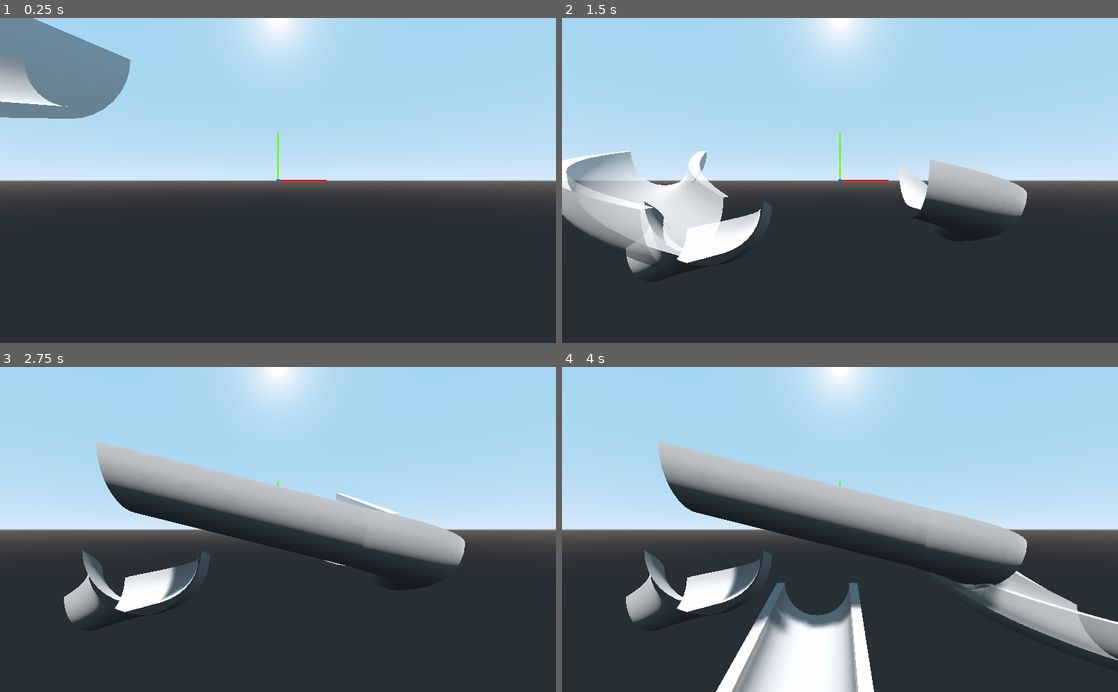
Above: before the commit, frames 1-4 (two rows, left to right).
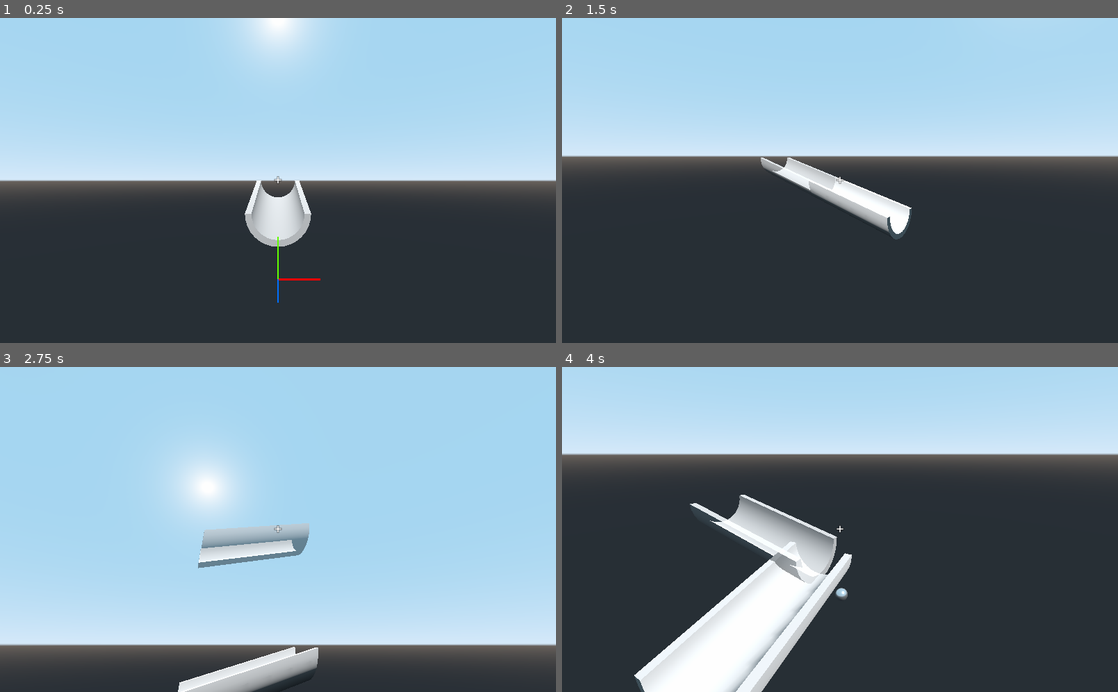
Above: after the commit, the same moments.

Repository: Zylann/marbles
Game: Godot game, scene res://main.tscn
Two runs of this game, one before a commit and one after it. Both use one fixed random seed, a clock stepped at 60 frames per second and the inputs below.
Inputs (mouse positions are in pixels of both pictures, inside the frame that each line leads up to):
- Up to frame 1 (0.25 s): no input
- Up to frame 2 (1.5 s): tap Enter at 0.5 s; move the mouse to (962, 164) at 0.52 s; hold Right 0.53-1.28 s; hold Space 0.53-1.28 s; tap R at 0.6 s; click (962, 164) at 0.67 s; move the mouse to (728, 196) at 1.27 s; hold S from 1.28 s (still down); tap Space at 1.35 s; click (728, 196) at 1.42 s
- Up to frame 3 (2.75 s): tap Space at 1.52, 1.82 s; tap R at 1.55, 2.1 s; move the mouse to (333, 458) at 2.02 s; release S at 2.03 s; hold Right from 2.03 s (still down); hold Space from 2.03 s (still down); click (333, 458) at 2.17 s
- Up to frame 4 (4 s): move the mouse to (812, 594) at 2.77 s; release Right at 2.78 s; release Space at 2.78 s; hold W 2.78-3.53 s; tap Shift at 2.85 s; click (812, 594) at 2.92 s; tap Space at 3.02, 3.32 s; tap R at 3.05 s; move the mouse to (1006, 578) at 3.52 s; hold Left from 3.53 s (still down); hold Space from 3.53 s (still down); tap M at 3.6 s; click (1006, 578) at 3.67 s

The runs differ from the first frame. In frame 1, 7.6% of the frame differs, in the area x 0-59%, y 0-88%; in frame 2, 21%; in frame 3, 56%, in the area x 0-100%, y 0-100%; in frame 4, 53%.

Commit message:
Fix ghost rotation bugs, change controls back to fps

Diff:
--- /dev/null
+++ b/ddd.gd
@@ -0,0 +1,71 @@
+# Single-file autoload for debug drawing and printing.
+# Draw and print on screen from anywhere in a single line of code.
+# Find it quickly by naming it "DDD".
+
+extends Node
+
+
+const TEXT_LINGER_FRAMES = 5
+const LINES_LINGER_FRAMES = 1
+
+var _lines = []
+var _line_material = null
+
+var _label = null
+var _texts = {}
+
+
+func draw_line(a, b, color):
+	var g = ImmediateGeometry.new()
+	g.material_override = _get_line_material()
+	g.begin(Mesh.PRIMITIVE_LINES)
+	g.set_color(color)
+	g.add_vertex(a)
+	g.add_vertex(b)
+	g.end()
+	add_child(g)
+	_lines.append({
+		"frame": Engine.get_frames_drawn() + LINES_LINGER_FRAMES,
+		"node": g
+	})
+
+
+func _get_line_material():
+	if _line_material == null:
+		var mat = SpatialMaterial.new()
+		mat.flags_unshaded = true
+		mat.vertex_color_use_as_albedo = true
+		_line_material = mat
+	return _line_material
+
+
+func _process(delta):
+	var i = 0
+	while i < len(_lines):
+		var d = _lines[i]
+		if d.frame <= Engine.get_frames_drawn():
+			d.node.queue_free()
+			_lines[i] = _lines[i - 1]
+			_lines.pop_back()
+		else:
+			i += 1
+
+	if _label != null:
+		var text = ""
+		for key in _texts.keys():
+			var t = _texts[key]
+			if t.frame <= Engine.get_frames_drawn():
+				_texts.erase(key)
+			else:
+				text = str(text, key, ": ", t.text, "\n")
+		_label.text = text
+
+
+func set_text(key, text):
+	if _label == null:
+		_label = Label.new()
+		add_child(_label)
+	_texts[key] = {
+		"text": text,
+		"frame": Engine.get_frames_drawn() + TEXT_LINGER_FRAMES
+	}
--- /dev/null
+++ b/first_person_avatar.tscn
@@ -0,0 +1,17 @@
+[gd_scene load_steps=4 format=2]
+
+[ext_resource path="res://spectator_avatar.gd" type="Script" id=1]
+[ext_resource path="res://mouse_look.gd" type="Script" id=2]
+[ext_resource path="res://interaction.gd" type="Script" id=3]
+
+[node name="FPAvatar" type="Spatial"]
+script = ExtResource( 1 )
+speed = 8.0
+
+[node name="Camera" type="Camera" parent="."]
+script = ExtResource( 2 )
+sensitivity = 0.2
+distance = 0.0
+
+[node name="Node" type="Node" parent="."]
+script = ExtResource( 3 )
--- a/interaction.gd
+++ b/interaction.gd
@@ -12,7 +12,7 @@
 var _floor_height = 0
 var _rotation_index = 0
 
-var _pieces_library = [
+var _inventory = [
 	load("res://blocks/forward_down.tscn"),
 	load("res://blocks/turn_left.tscn")
 ]
@@ -30,19 +30,21 @@
 
 func set_current_piece(i):
 	_current_piece_index = i
-	var piece = _pieces_library[_current_piece_index]
-	if _ghost != null:
-		_ghost.queue_free()
-	_ghost = piece.instance()
-	_machine.add_child(_ghost)
-	_ghost.set_ghost(true)
+	make_ghost()
 
 
 func place_piece():
 	_ghost.set_ghost(false)
+	_ghost = null
+	make_ghost()
 
-	var piece = _pieces_library[_current_piece_index]
+
+func make_ghost():
+	var piece = _inventory[_current_piece_index]
+	if _ghost != null:
+		_ghost.queue_free()
 	_ghost = piece.instance()
+	update_ghost_rotation()
 	_machine.add_child(_ghost)
 	_ghost.set_ghost(true)
 
@@ -69,7 +71,9 @@
 	for hit in hits:
 		_overlapping_pieces.append(hit.collider)
 
-	var mpos = get_viewport().get_mouse_position()
+	# TODO https://github.com/godotengine/godot/issues/29559
+	#var mpos = get_viewport().get_mouse_position()
+	var mpos = get_viewport().size / 2.0
 	var ray_origin = _camera.project_ray_origin(mpos)
 	var ray_direction = _camera.project_ray_normal(mpos)
 	var hit = state.intersect_ray(ray_origin, ray_origin + ray_direction * 50.0, [], \
@@ -89,7 +93,8 @@
 		_ghost.translation = con_pos + offset
 
 	else:
-		_ghost.translation = ray_origin + ray_direction * 5.0
+		var pos = ray_origin + ray_direction * 10.0
+		_ghost.translation = pos
 
 
 #static func min_int(a, b):
@@ -100,32 +105,35 @@
 
 
 func set_rotation_index(i):
-	_rotation_index = i
-	_ghost.rotate_y(float(_rotation_index) * PI / 2.0)
+	_rotation_index = i % 4
+	update_ghost_rotation()
+
+
+func update_ghost_rotation():
+	_ghost.rotation = Vector3(0, float(_rotation_index) * PI / 2.0, 0)
 
 
 func _input(event):
 	if event is InputEventMouseButton:
 		if event.pressed:
-
-			if event.button_index == BUTTON_LEFT:
-				if len(_overlapping_pieces) == 0:
-					place_piece()
-				else:
-					print(len(_overlapping_pieces), " pieces are overlapping")
-
-			elif event.button_index == BUTTON_RIGHT:
-				erase_piece()
+			match event.button_index:
+				BUTTON_LEFT:
+					if len(_overlapping_pieces) == 0:
+						place_piece()
+					else:
+						print(len(_overlapping_pieces), " pieces are overlapping")
+				BUTTON_RIGHT:
+					erase_piece()
+				BUTTON_WHEEL_DOWN:
+					set_current_piece(umod((_current_piece_index + 1), len(_inventory)))
+				BUTTON_WHEEL_UP:
+					set_current_piece(umod((_current_piece_index - 1), len(_inventory)))
 
 	elif event is InputEventKey:
 		if event.pressed:
 			match event.scancode:
-				KEY_SPACE:
+				KEY_R:
 					set_rotation_index(_rotation_index + 1)
-				KEY_LEFT:
-					set_current_piece(umod((_current_piece_index + 1), len(_pieces_library)))
-				KEY_RIGHT:
-					set_current_piece(umod((_current_piece_index - 1), len(_pieces_library)))
 				KEY_M:
 					var marble = MarbleScene.instance()
 					marble.translation = _ghost.translation
--- a/main.tscn
+++ b/main.tscn
@@ -1,10 +1,12 @@
-[gd_scene load_steps=6 format=2]
+[gd_scene load_steps=7 format=2]
 
 [ext_resource path="res://main.gd" type="Script" id=1]
 [ext_resource path="res://axes.tscn" type="PackedScene" id=2]
 [ext_resource path="res://double_esc_exit.gd" type="Script" id=3]
-[ext_resource path="res://avatar.gd" type="Script" id=4]
-[ext_resource path="res://interaction.gd" type="Script" id=5]
+[ext_resource path="res://first_person_avatar.tscn" type="PackedScene" id=4]
+[ext_resource path="res://crosshair.png" type="Texture" id=5]
+
+[sub_resource type="CanvasItemMaterial" id=1]
 
 [node name="Node" type="Node"]
 script = ExtResource( 1 )
@@ -14,15 +16,21 @@
 [node name="DoubleEscExit" type="Node" parent="."]
 script = ExtResource( 3 )
 
-[node name="Avatar" type="Spatial" parent="."]
-script = ExtResource( 4 )
-
-[node name="Camera" type="Camera" parent="Avatar"]
-transform = Transform( 1, 0, 0, 0, 1, 0, 0, 0, 1, 0, 0, 4.77377 )
-
-[node name="Interaction" type="Node" parent="Avatar"]
-script = ExtResource( 5 )
-
 [node name="DirectionalLight" type="DirectionalLight" parent="."]
 transform = Transform( 1, 0, 0, 0, 0.579685, 0.814841, 0, -0.814841, 0.579685, 5.23546, 1.26289, 0 )
 shadow_enabled = true
+
+[node name="FPAvatar" parent="." instance=ExtResource( 4 )]
+transform = Transform( 1, 0, 0, 0, 1, 0, 0, 0, 1, 0, 2.34155, 5.4842 )
+
+[node name="CrosshairContainer" type="CenterContainer" parent="."]
+anchor_right = 1.0
+anchor_bottom = 1.0
+
+[node name="Crosshair" type="TextureRect" parent="CrosshairContainer"]
+material = SubResource( 1 )
+margin_left = 496.0
+margin_top = 284.0
+margin_right = 528.0
+margin_bottom = 316.0
+texture = ExtResource( 5 )
--- a/mouse_look.gd
+++ b/mouse_look.gd
@@ -25,13 +25,13 @@
 				# Capture the mouse
 				Input.set_mouse_mode(Input.MOUSE_MODE_CAPTURED)
 
-		if event.button_index == BUTTON_WHEEL_UP:
-			distance = max(distance - 1 - distance * 0.1, 0)
-			update_rotations()
-
-		elif event.button_index == BUTTON_WHEEL_DOWN:
-			distance = max(distance + 1 + distance * 0.1, 0)
-			update_rotations()
+#		if event.button_index == BUTTON_WHEEL_UP:
+#			distance = max(distance - 1 - distance * 0.1, 0)
+#			update_rotations()
+#
+#		elif event.button_index == BUTTON_WHEEL_DOWN:
+#			distance = max(distance + 1 + distance * 0.1, 0)
+#			update_rotations()
 
 	elif event is InputEventMouseMotion:
 		if Input.get_mouse_mode() == Input.MOUSE_MODE_CAPTURED || not capture_mouse:
--- a/project.godot
+++ b/project.godot
@@ -19,6 +19,10 @@
 run/main_scene="res://main.tscn"
 config/icon="res://icon.png"
 
+[autoload]
+
+DDD="*res://ddd.gd"
+
 [layer_names]
 
 3d_physics/layer_1="Props"
--- /dev/null
+++ b/trackball_avatar.tscn
@@ -0,0 +1,13 @@
+[gd_scene load_steps=3 format=2]
+
+[ext_resource path="res://avatar.gd" type="Script" id=1]
+[ext_resource path="res://interaction.gd" type="Script" id=2]
+
+[node name="Avatar" type="Spatial"]
+script = ExtResource( 1 )
+
+[node name="Camera" type="Camera" parent="."]
+transform = Transform( 1, 0, 0, 0, 1, 0, 0, 0, 1, 0, 0, 4.77377 )
+
+[node name="Interaction" type="Node" parent="."]
+script = ExtResource( 2 )
Binary file added: crosshair.png
Not shown, added: crosshair.png.import
